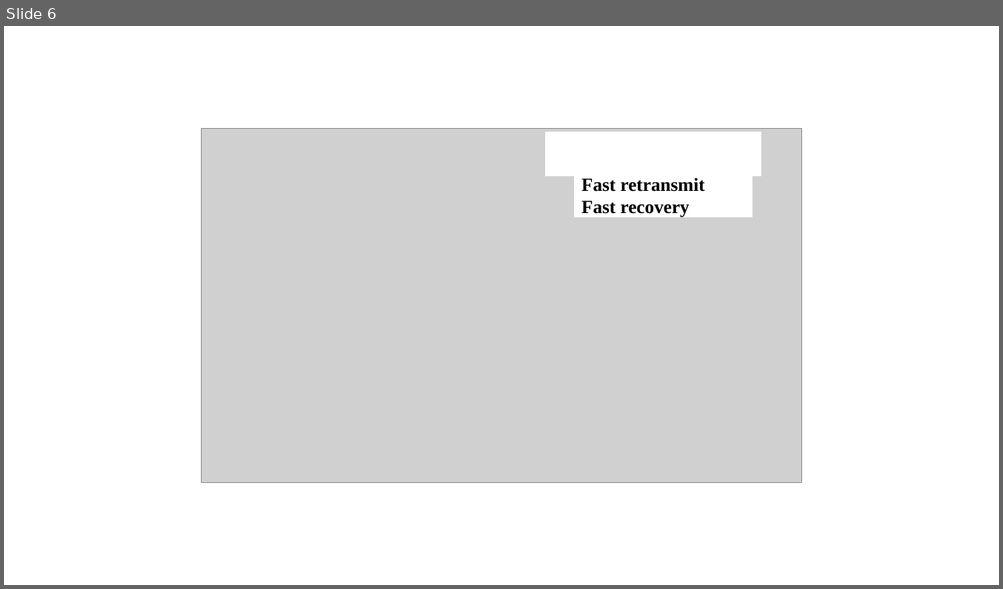
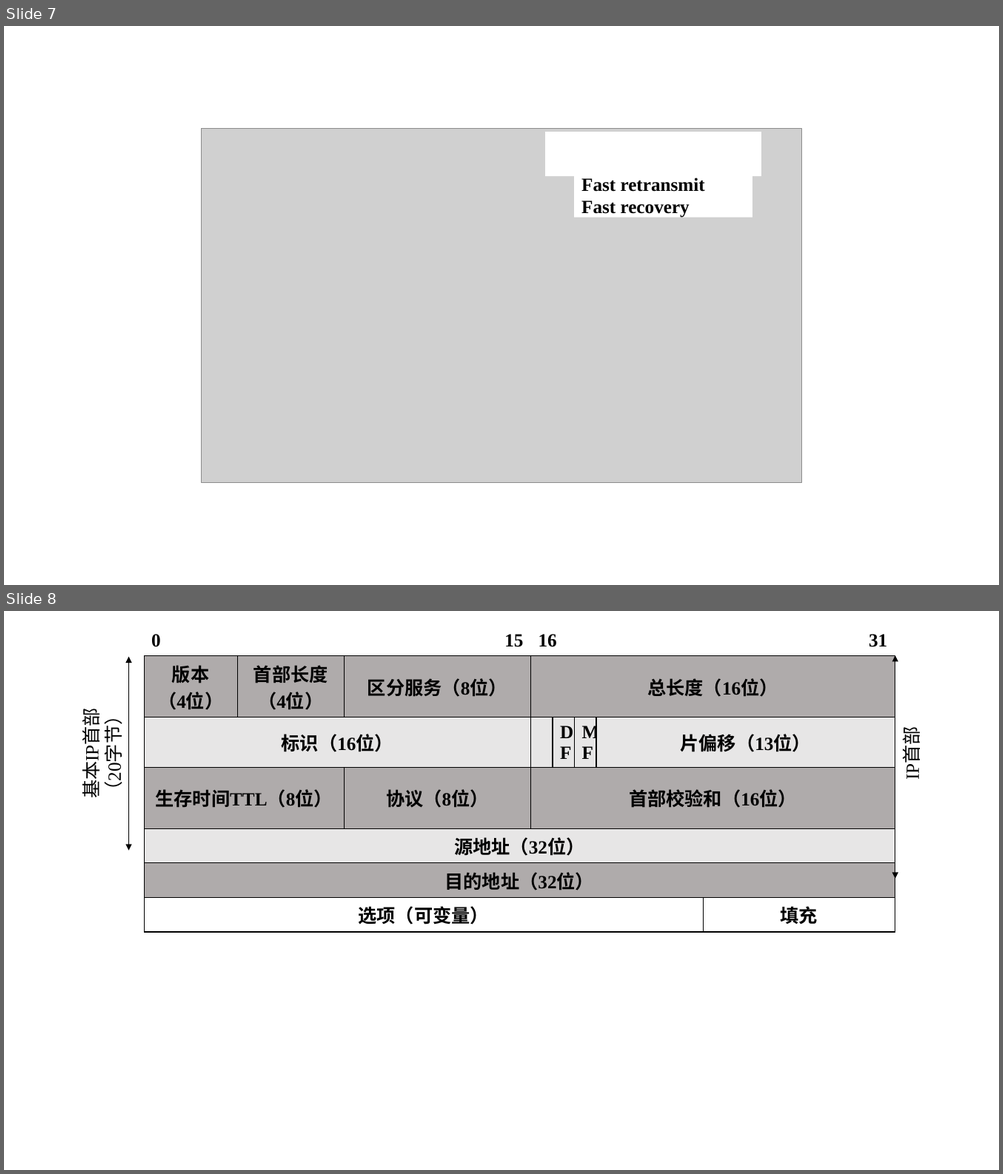
Before and after one commit to Mojiajun/cs-primer, a slide deck: tcp-ip/protocols/pictures.pptx. Shown one above the other, each under a label of ours: slide 6 before the commit, slides 7 and 8 after it. The pictures are 1003x589 and 1003x1174 pixels, drawn with LibreOffice and Linux fonts; fonts in the diff are those of the drawing; grey boxes stand for pictures. Boxes give left, top, right and bottom in pixels: in the first picture for what was removed or moved away, otherwise in the second. Text is boxed around its words. In the diff, an @@ line names an element or a change of style, - is before the commit and + after.

```diff
--- a/tcp-ip/protocols/pictures.pptx
+++ b/tcp-ip/protocols/pictures.pptx
@@ slide 8 added at (4, 611, 999, 1170), background #FFFFFF @@
@@ table added at (145, 626, 881, 928), 7 rows, 10 columns @@
+0 |  | 15 |  | 16 |  |  |  |  | 31
+版本 / （4位） | 首部长度 / （4位） |  | 区分服务（8位） | 总长度（16位） |  |  |  |  | 
+标识（16位） |  |  |  |  | DF | MF | 片偏移（13位） |  | 
+生存时间TTL（8位） |  |  | 协议（8位） | 首部校验和（16位） |  |  |  |  | 
+源地址（32位） |  |  |  |  |  |  |  |  | 
+目的地址（32位） |  |  |  |  |  |  |  |  | 
+选项（可变量） |  |  |  |  |  |  |  | 填充 | 
@@ double arrow added from (128, 657) to (128, 851), #000000 0.5 pt @@
@@ double arrow added from (895, 655) to (895, 879), #000000 0.5 pt @@
@@ text added at (77, 717, 126, 796), 18 pt, text #000000 @@
+基本IP首部（20字节）
@@ text added at (902, 732, 922, 779), 18 pt, text #000000 @@
+IP首部
@@ what was slide 6 is now slide 7 @@
```
Also in this commit, not shown: 1 slide changed, 2 other slides added, 1 other file.
